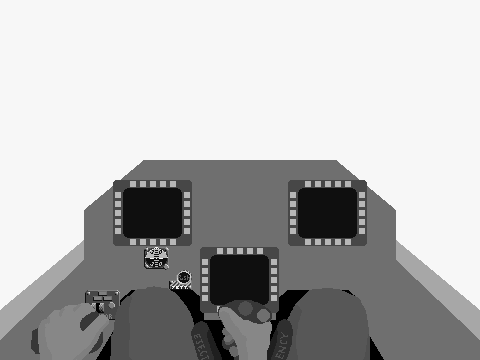
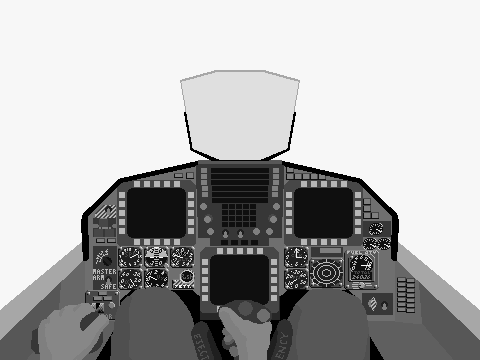
Layered file, before and after one edit (w=480, h=360). Changes by layer:
painted on "F15E_Hood" over [81, 70, 399, 261]
painted on "F15E_Frgr" over [85, 160, 371, 323]
renamed "F15E_Bkgr copy" to "F15E_Bkgr", painted on it over [85, 166, 415, 320]
painted on "F15E_Frame" over [0, 160, 480, 360]
